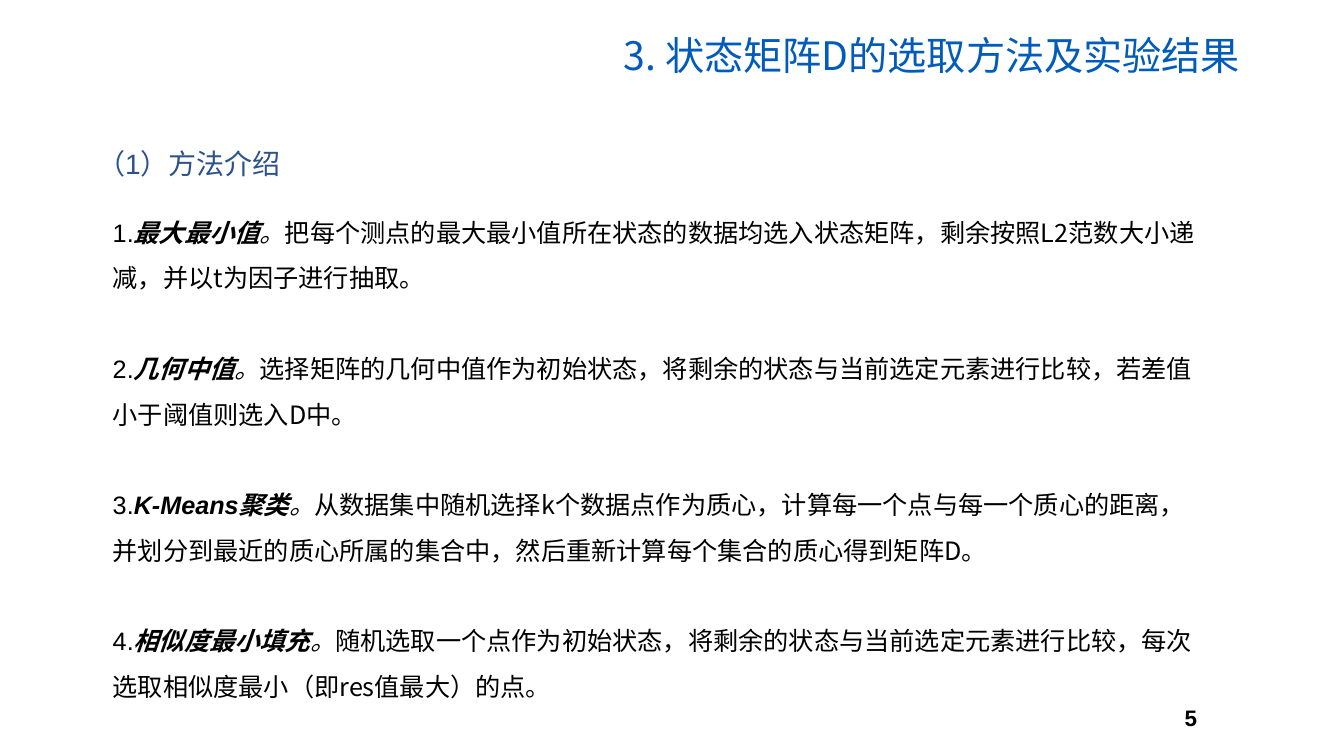
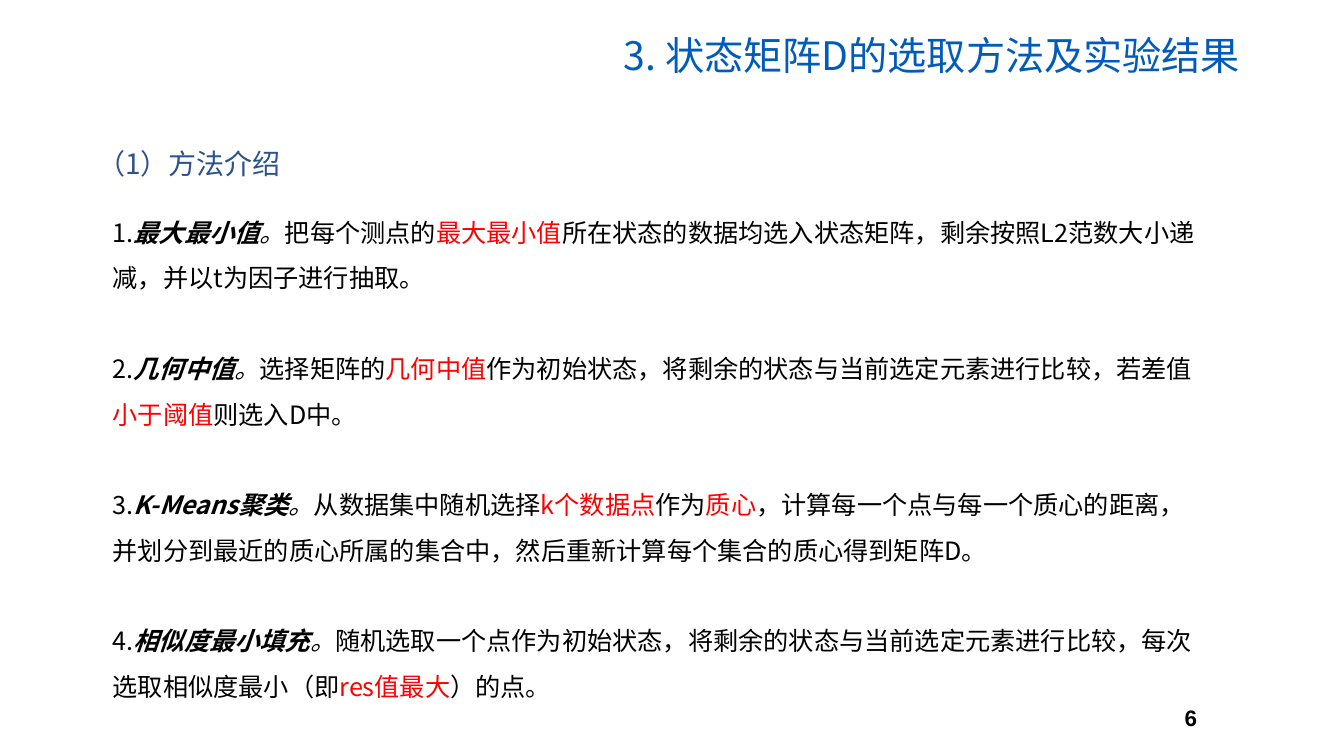
Before and after one commit to MMMMMz/SBM, a slide deck: slide 6 of SBM大作业汇报.pptx (slide 5 before the commit). Drawn at 1344x756 pixels with LibreOffice and Linux fonts; fonts in the diff are those of the drawing; background and template pictures are left out. Boxes give left, top, right and bottom in pixels: in the first picture for what was removed or moved away, otherwise in the second. Text is boxed around its words. In the diff, an @@ line names an element or a change of style, - is before the commit and + after.

```diff
--- a/SBM大作业汇报.pptx
+++ b/SBM大作业汇报.pptx
@@ text "（1）方法介绍" at bbox=[97, 150, 281, 177]: font Arial to Noto Sans CJK SC @@
@@ text "1.最大最小值。把每个测点的最大最小值所在状态的数据均选入状态矩阵，剩余按照L2范数大小递减，并以t为因子进行抽取。" at bbox=[113, 220, 1195, 699]: font Arial to Noto Sans CJK SC, text colour #000000 to #FF0000 in "1.最大最小值。把每个测点的最大最小值所在状态的数据均选入状态矩阵，剩余按照L2范数大小递减，并以t为因子进行抽取。", "2.几何中值。选择矩阵的几何中值作为初始状态，将剩余的状态与当前选定元素进行比较，若差值小于阈值则选入D中。", "3.K-Means聚类。从数据集中随机选择k个数据点作为质心，计算每一个点与每一个质心的距离，并划分到最近的质心所属的集 ...", "4.相似度最小填充。随机选取一个点作为初始状态，将剩余的状态与当前选定元素进行比较，每次选取相似度最小（即res值最大） ..." @@
@@ page number at bbox=[1185, 710, 1197, 726]: text changed @@
-5
+6
```
Also in this commit, not shown: 10 other slides changed, 1 slide added, 3 other files.
